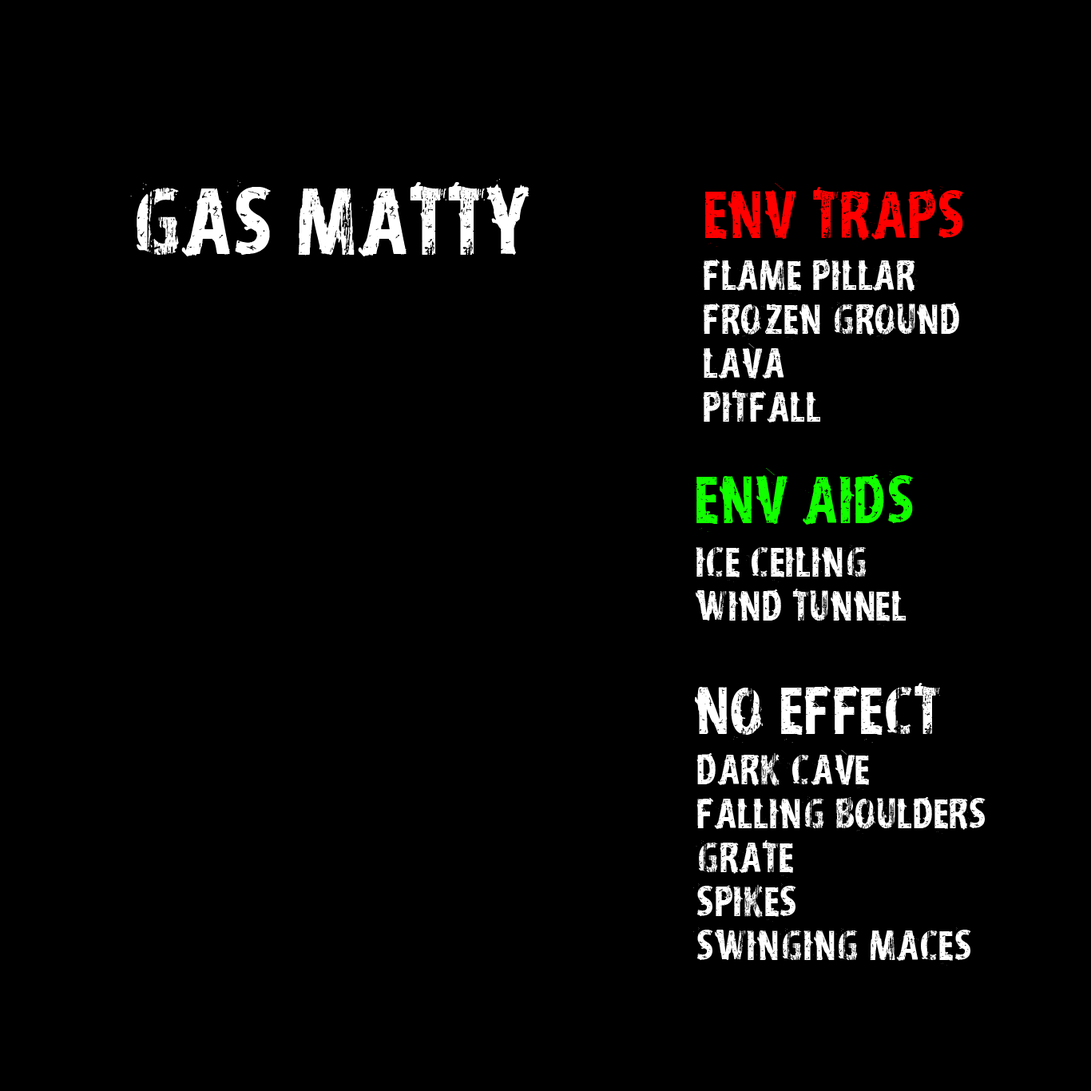
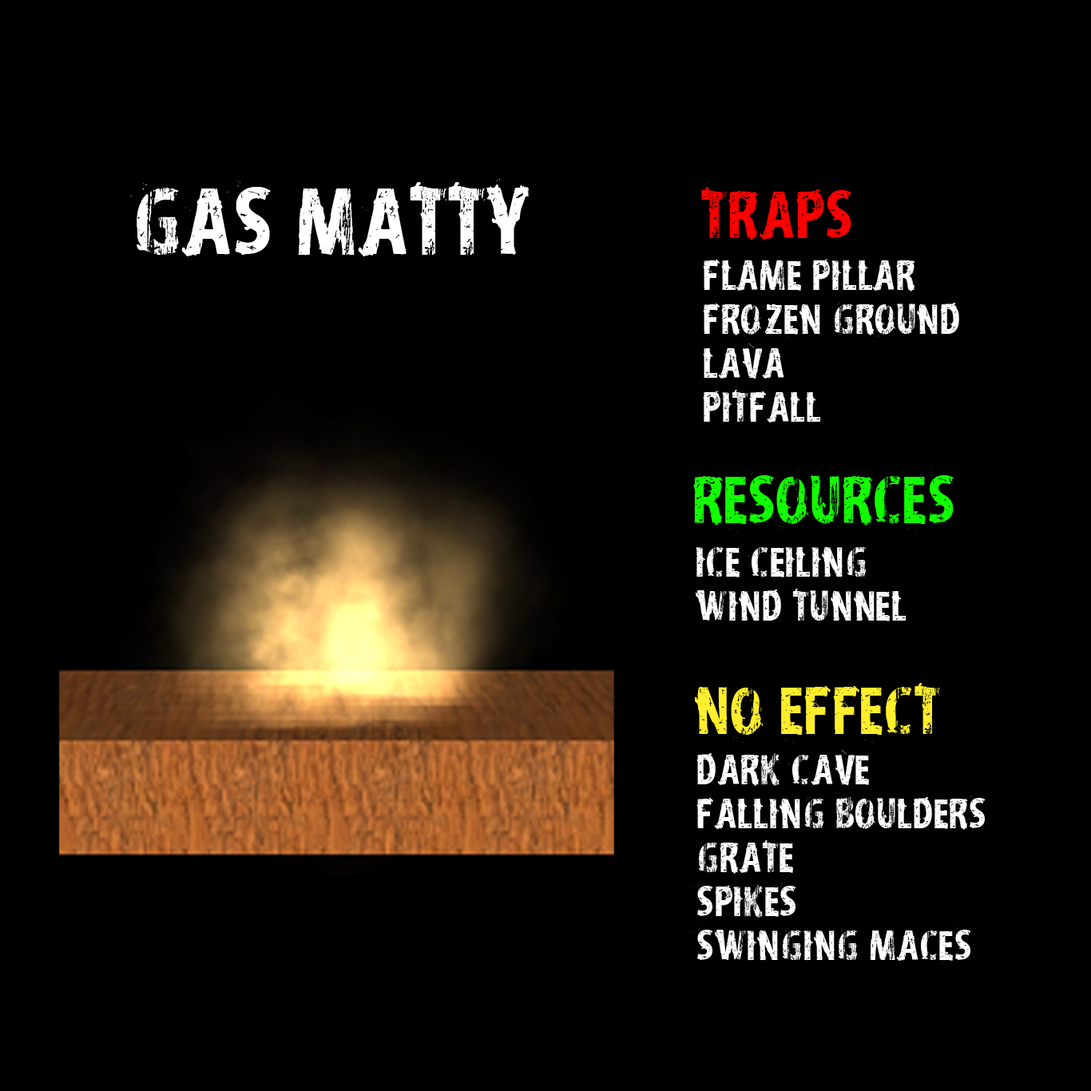
Layered file, before and after one edit (1091 x 1091). Changes by layer:
added layer "Layer 2" in group "ENV TRAPS" over [58, 401, 616, 875]
renamed "Env traps" to "traps", painted on it over [701, 182, 965, 247]
renamed "ENV AIDs" to "resources", painted on it over [693, 468, 955, 533]
painted on "No effect" over [695, 683, 941, 744]
